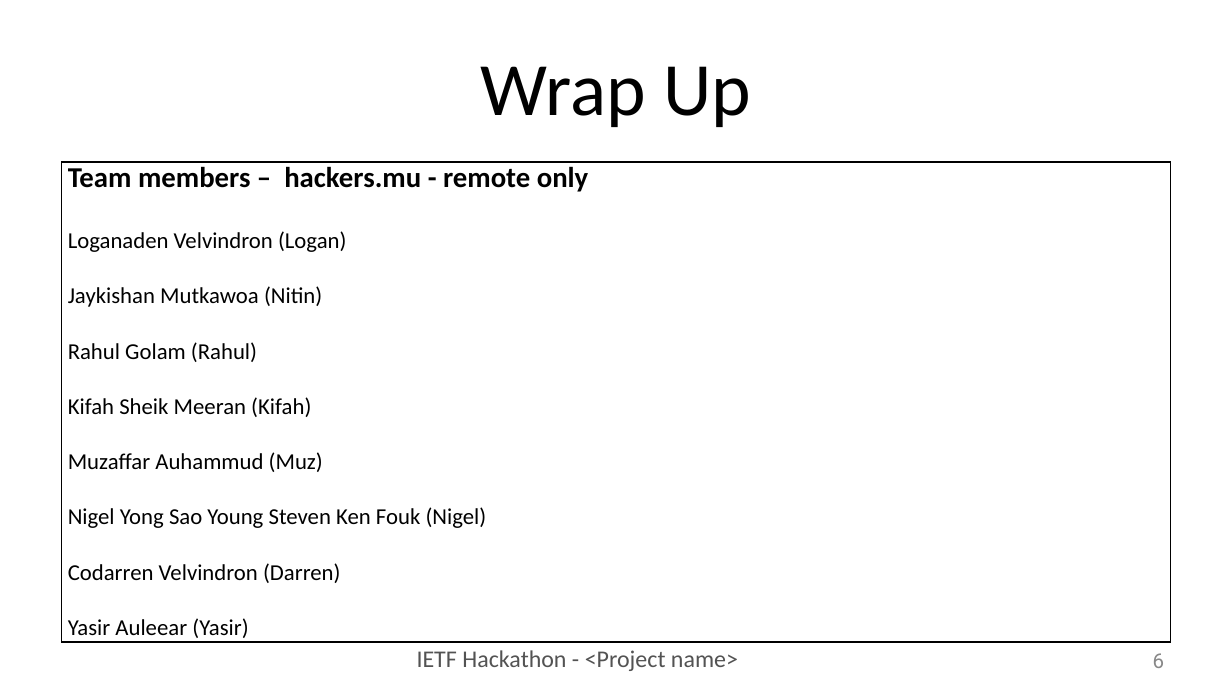
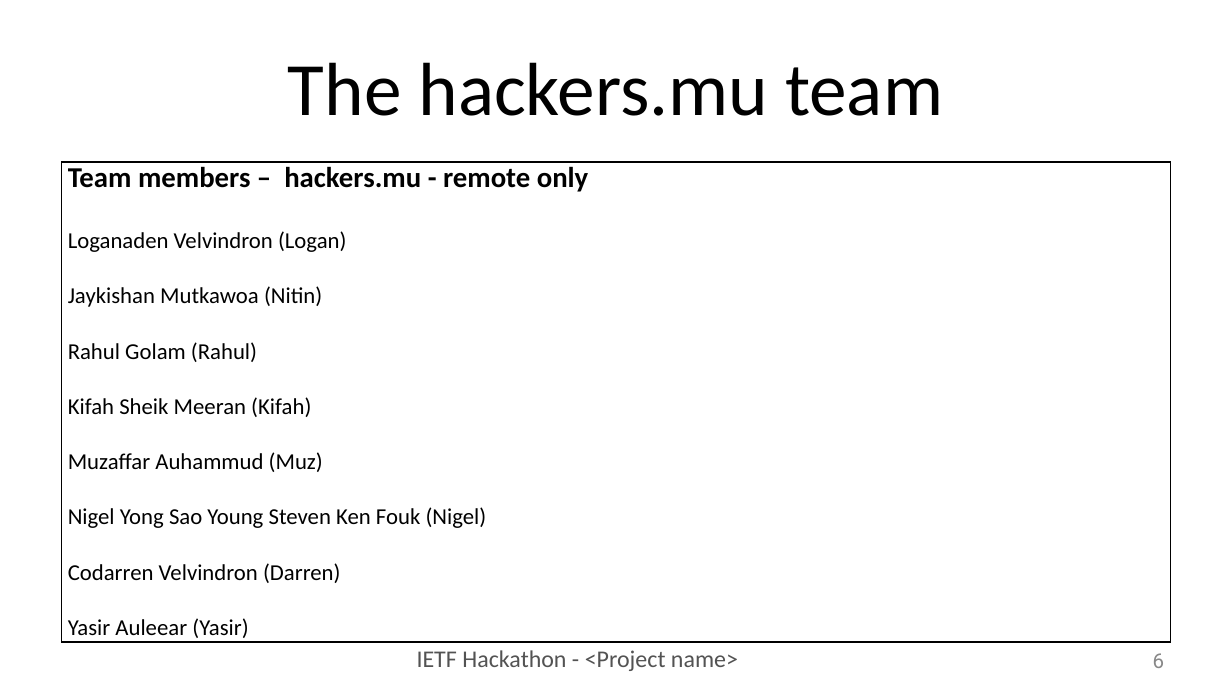
Before and after one commit to IETF-Hackathon/ietf102-project-presentations, a slide deck: slide 6 of hackathon_presentation_tls13.pptx. Drawn at 1232x693 pixels with LibreOffice and Linux fonts; fonts in the diff are those of the drawing. Boxes give left, top, right and bottom in pixels: in the first picture for what was removed or moved away, otherwise in the second. Text is boxed around its words. In the diff, an @@ line names an element or a change of style, - is before the commit and + after.

Commit message:
Fix wrap-up header

```diff
--- a/hackathon_presentation_tls13.pptx
+++ b/hackathon_presentation_tls13.pptx
@@ title at (288, 62, 943, 116): text changed @@
-Wrap Up
+The hackers.mu team
```
Also in this commit, not shown: 1 other slide changed.
